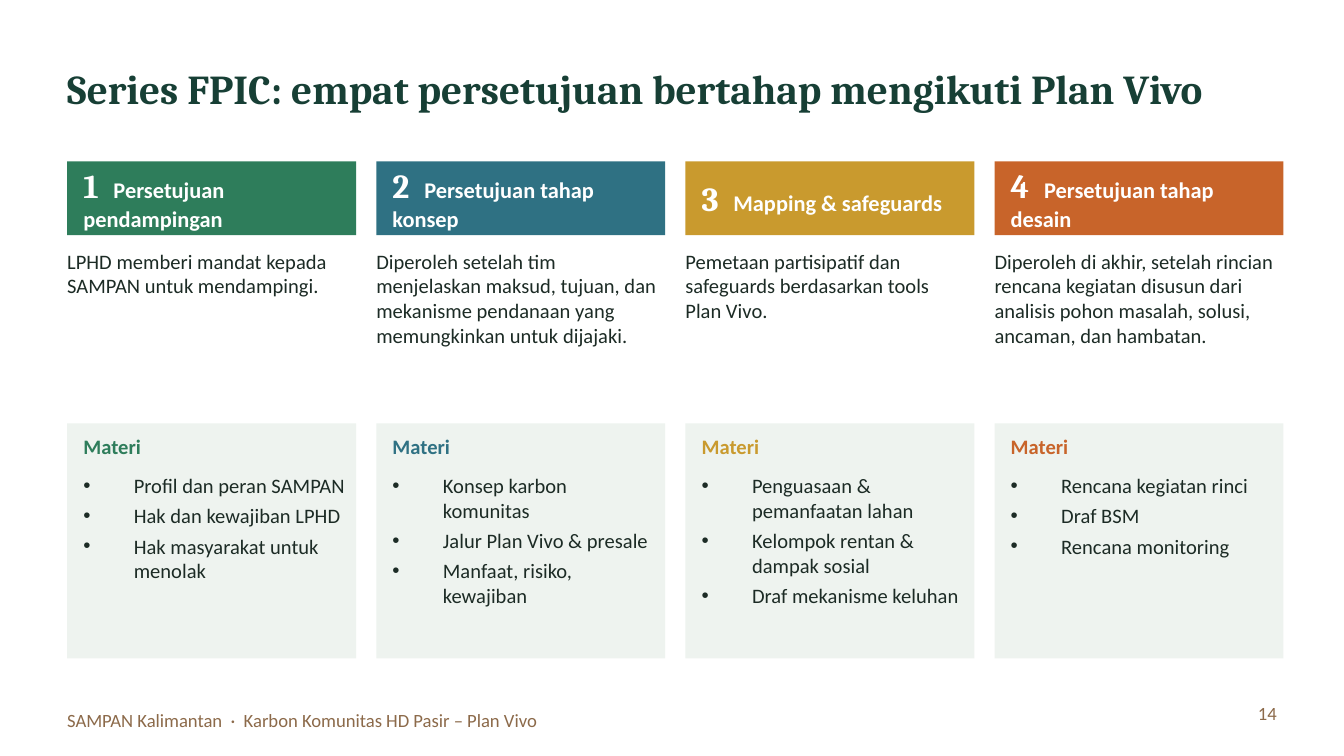
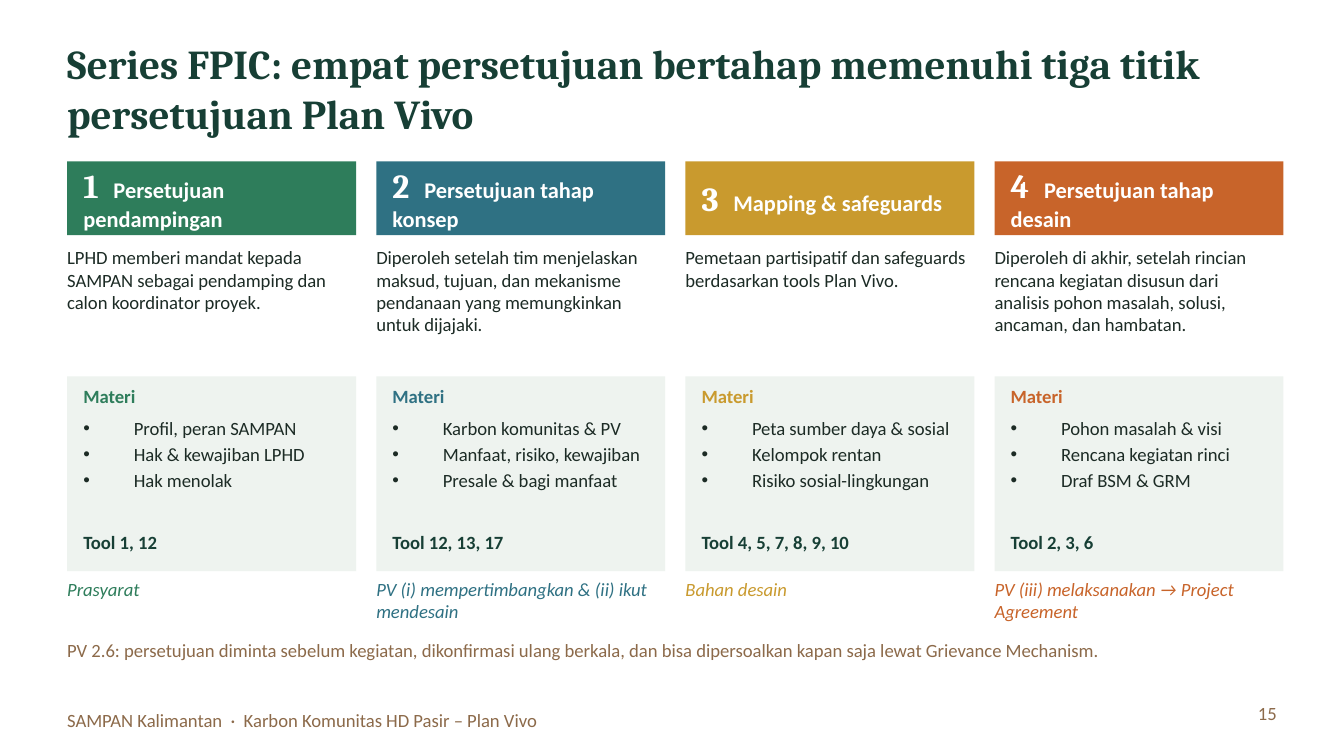
Before and after one commit to revoliaaa/revi, a slide deck: slide 15 of Kickoff_PlanVivo_HD_Pasir.pptx (slide 14 before the commit). Drawn at 1344x756 pixels with LibreOffice and Linux fonts; fonts in the diff are those of the drawing. Boxes give left, top, right and bottom in pixels: in the first picture for what was removed or moved away, otherwise in the second. Text is boxed around its words. In the diff, an @@ line names an element or a change of style, - is before the commit and + after.

```diff
--- a/Kickoff_PlanVivo_HD_Pasir.pptx
+++ b/Kickoff_PlanVivo_HD_Pasir.pptx
@@ title at (67, 50, 1199, 138): text changed @@
-Series FPIC: empat persetujuan bertahap mengikuti Plan Vivo
+Series FPIC: empat persetujuan bertahap memenuhi tiga titik persetujuan Plan Vivo
@@ text at (67, 251, 326, 312): text changed; size 11 to 10 pt @@
-LPHD memberi mandat kepada SAMPAN untuk mendampingi.
+LPHD memberi mandat kepada SAMPAN sebagai pendamping dan calon koordinator proyek.
@@ rectangle: place and size @@
-rectangle at (67, 423, 356, 659)
+rectangle at (67, 376, 356, 571)
@@ text "Materi": place and size @@
-text "Materi" at (83, 439, 141, 454)
+text "Materi" at (83, 390, 135, 403)
@@ rectangle: place and size @@
-rectangle at (376, 423, 665, 659)
+rectangle at (376, 376, 665, 571)
@@ text "Materi": place and size @@
-text "Materi" at (392, 439, 450, 454)
+text "Materi" at (392, 390, 444, 403)
@@ rectangle: place and size @@
-rectangle at (685, 423, 974, 659)
+rectangle at (685, 376, 974, 571)
@@ size 11 to 10 pt in 7 elements at (376, 251, 638, 334), (685, 251, 965, 287), (995, 251, 1246, 333), (83, 390, 135, 403), (392, 390, 444, 403), (1011, 390, 1063, 403), (702, 390, 754, 403) @@
@@ text "Materi": place and size @@
-text "Materi" at (702, 439, 760, 454)
+text "Materi" at (702, 390, 754, 403)
@@ rectangle: place and size @@
-rectangle at (995, 423, 1284, 659)
+rectangle at (995, 376, 1284, 571)
@@ text "Materi": place and size @@
-text "Materi" at (1011, 439, 1069, 454)
+text "Materi" at (1011, 390, 1063, 403)
@@ text "Karbon komunitas & PV": place and size @@
-text "Karbon komunitas & PV" at (443, 478, 648, 607)
+text "Karbon komunitas & PV" at (443, 422, 640, 490)
@@ text "Pohon masalah & visi": place and size @@
-text "Pohon masalah & visi" at (1061, 478, 1248, 558)
+text "Pohon masalah & visi" at (1061, 422, 1230, 487)
@@ text at (134, 422, 305, 487): text changed; size 11 to 10 pt @@
-• Profil dan peran SAMPAN
-• Hak dan kewajiban LPHD
-• Hak masyarakat untuk menolak
+• Profil, peran SAMPAN
+• Hak & kewajiban LPHD
+• Hak menolak
@@ text at (443, 422, 621, 435): text changed; size 11 to 10 pt @@
-• Konsep karbon komunitas
-• Jalur Plan Vivo & presale
+• Karbon komunitas & PV
@@ text at (443, 448, 640, 464): size 11 to 10 pt in "Manfaat, risiko, kewajiban"; less space between paragraphs @@
@@ text added at (752, 422, 950, 490), 10 pt, text #1C2B25 @@
+• Peta sumber daya & sosial
+• Kelompok rentan
+• Risiko sosial-lingkungan
@@ text at (1061, 422, 1222, 435): paragraph added @@
+• Pohon masalah & visi
@@ text at (1061, 448, 1230, 464): size 11 to 10 pt in "Rencana kegiatan rinci"; less space between paragraphs @@
@@ text at (443, 474, 618, 490): paragraph added @@
+• Presale & bagi manfaat
@@ text at (1061, 474, 1191, 487): text changed; size 11 to 10 pt @@
-• Draf BSM
-• Rencana monitoring
+• Draf BSM & GRM
@@ text removed at (752, 480, 958, 603) @@
-• Penguasaan & pemanfaatan lahan
-• Kelompok rentan & dampak sosial
-• Draf mekanisme keluhan
@@ text added at (83, 536, 157, 552), 10 pt, text #173F35, bold @@
+Tool 1, 12
@@ text added at (392, 536, 504, 552), 10 pt, text #173F35, bold @@
+Tool 12, 13, 17
@@ text added at (702, 536, 849, 552), 10 pt, text #173F35, bold @@
+Tool 4, 5, 7, 8, 9, 10
@@ text added at (1011, 536, 1093, 552), 10 pt, text #173F35, bold @@
+Tool 2, 3, 6
@@ text added at (67, 584, 139, 599), 10 pt, text #2E7D5B, italic @@
+Prasyarat
@@ text added at (376, 582, 647, 618), 10 pt, text #2F7183, italic @@
+PV (i) mempertimbangkan & (ii) ikut mendesain
@@ text added at (685, 583, 787, 596), 10 pt, text #C99A2E, italic @@
+Bahan desain
@@ text added at (995, 582, 1234, 621), 10 pt, text #C8642A, italic @@
+PV (iii) melaksanakan → Project Agreement
@@ text added at (67, 644, 1099, 660), 10 pt, text #8C6A4A @@
+PV 2.6: persetujuan diminta sebelum kegiatan, dikonfirmasi ulang berkala, dan bisa dipersoalkan kapan saja lewat Grievance Mechanism.
@@ page number at (1258, 708, 1277, 720): text changed @@
-14
+15
```
Also in this commit, not shown: 5 other slides changed, 2 slides added, 1 slide removed.
